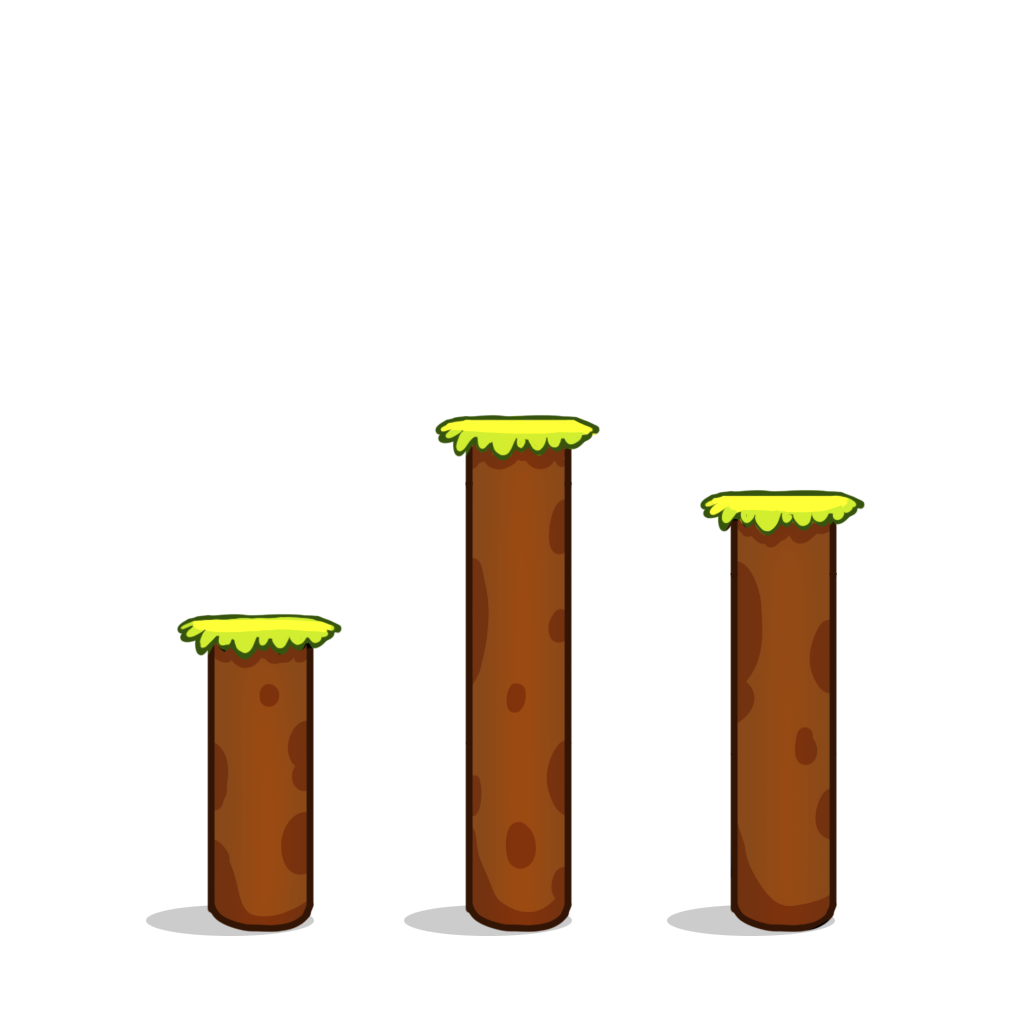
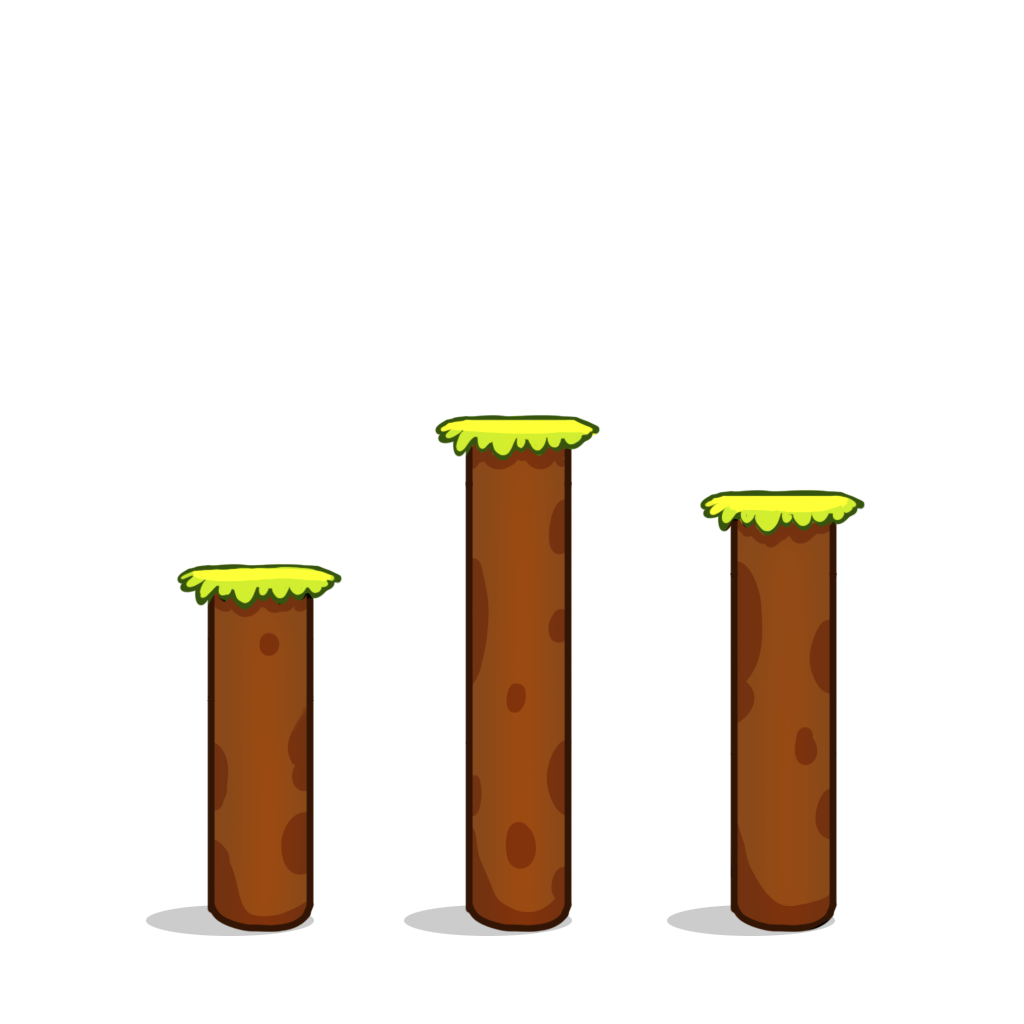
The second (1024, 1024) image is a revision of the first. Changes to its layers:
painted on "Layer 20" over (176, 563, 342, 701)
painted on "Layer 21" over (178, 564, 340, 730)
